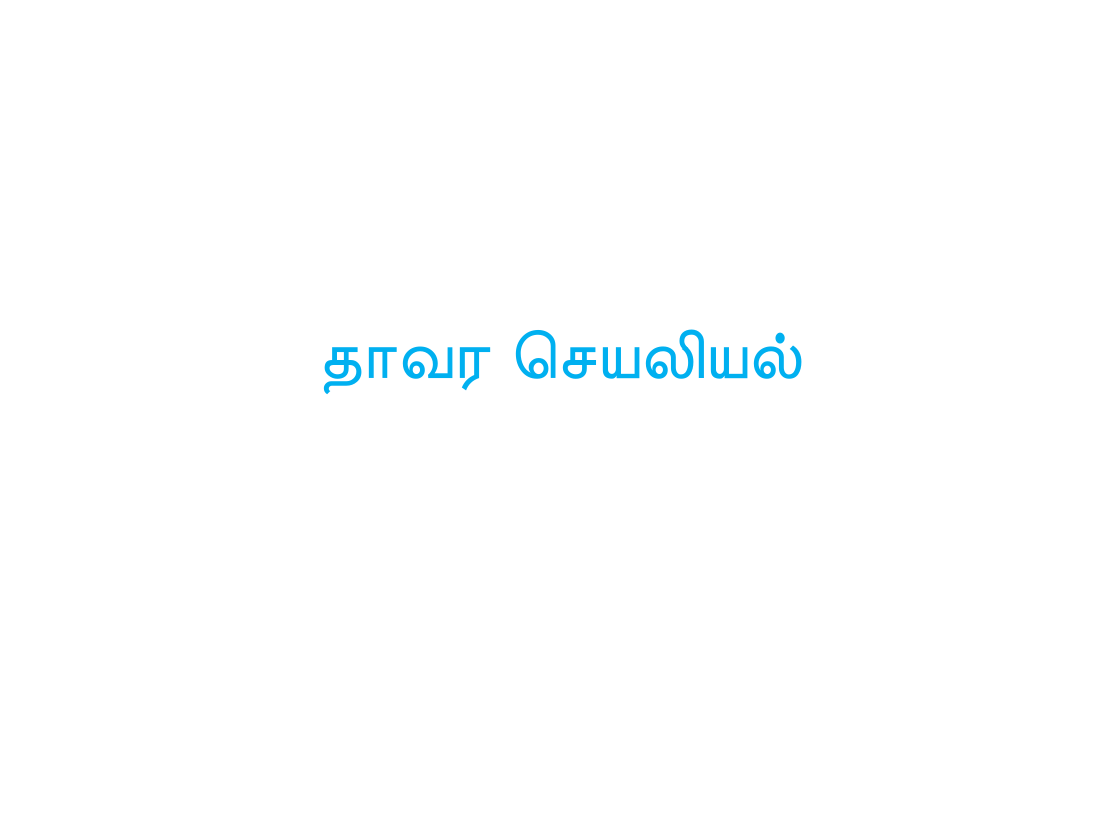
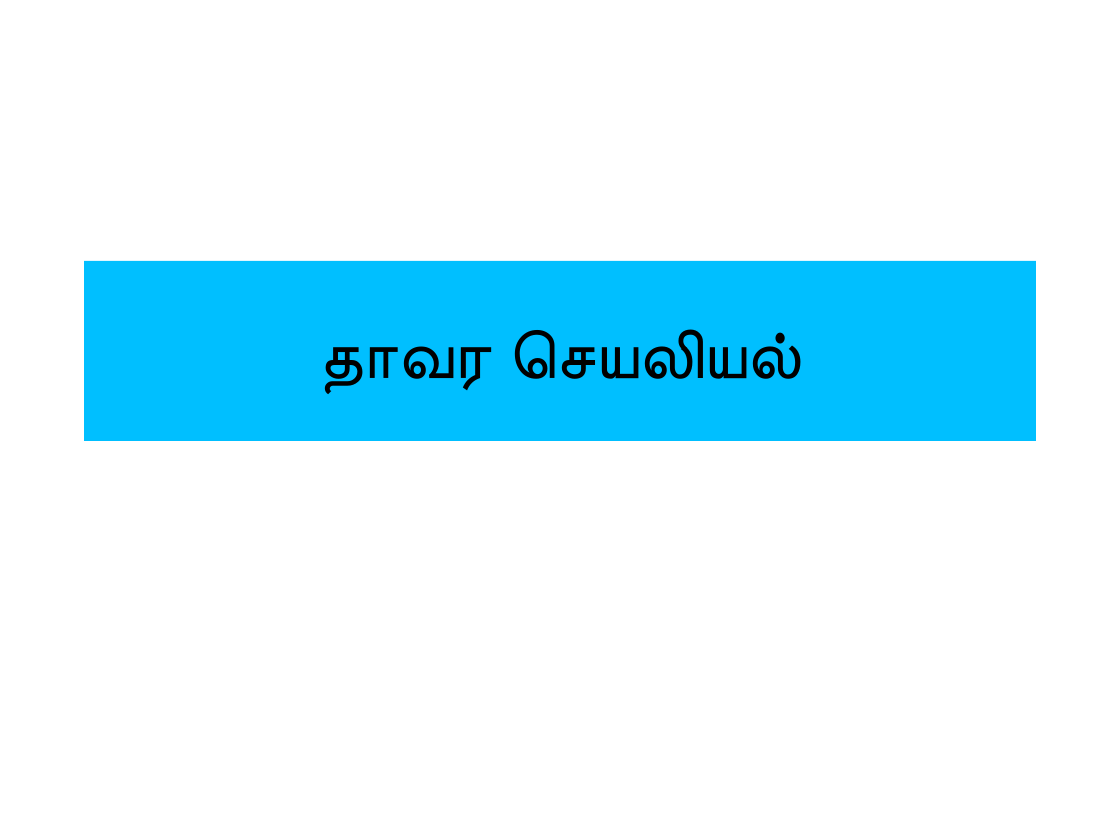
Before and after one commit to tvmani/tvmani.github.io, a slide deck: slide 1 of neet/tamil_biology/files/unit_05_plant_physiology.pptx. Drawn at 1120x840 pixels with LibreOffice and Linux fonts; fonts in the diff are those of the drawing. Boxes give left, top, right and bottom in pixels: in the first picture for what was removed or moved away, otherwise in the second. Text is boxed around its words. In the diff, an @@ line names an element or a change of style, - is before the commit and + after.

```diff
--- a/neet/tamil_biology/files/unit_05_plant_physiology.pptx
+++ b/neet/tamil_biology/files/unit_05_plant_physiology.pptx
@@ title "தாவர செயலியல்": place and size @@
-title "தாவர செயலியல்" at [318,329,796,394]
+title "தாவர செயலியல்" at [84,261,1036,441]
@@ title "தாவர செயலியல்" at [84,261,1036,441]: text colour #00B0F0 to #000000, bold off; fill none to #00BFFF @@
```
Also in this commit, not shown: 61 slides removed, 1 other file.
